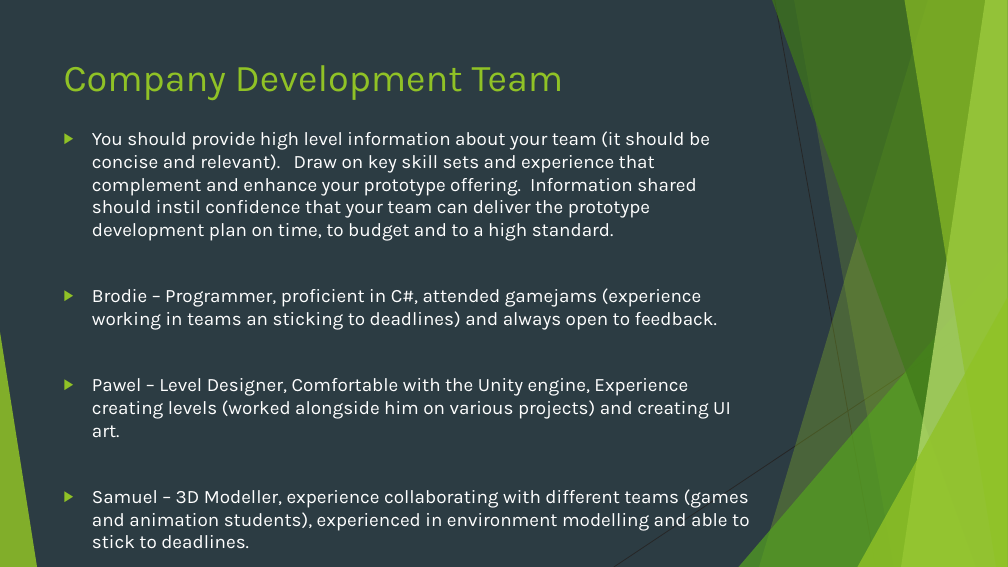
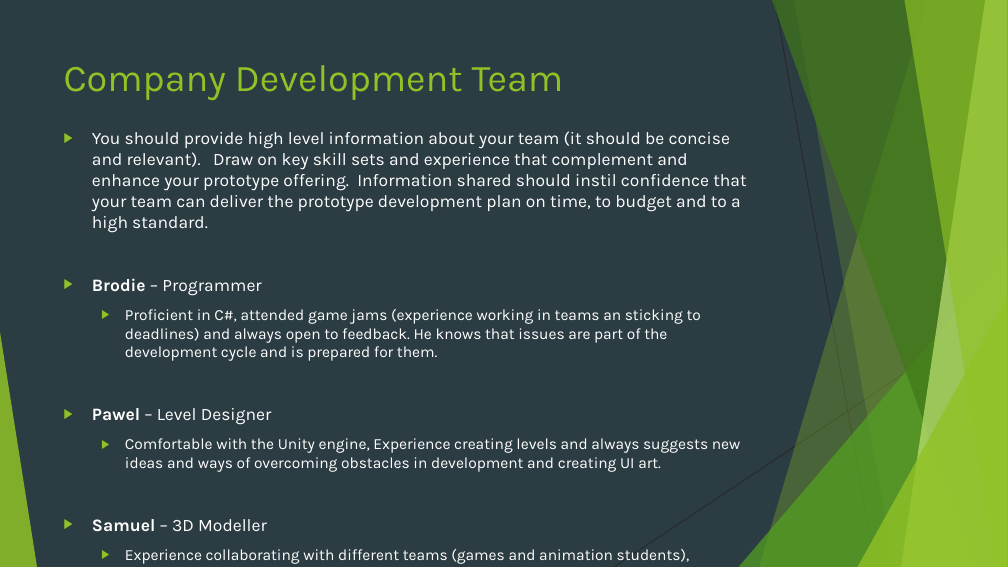
Before and after one commit to Pilokio/Tranzfuser, a slide deck: slide 8 of Virtual Pitch Presentation/Pitch.pptx. Drawn at 1008x567 pixels with LibreOffice and Linux fonts; fonts in the diff are those of the drawing. Boxes give left, top, right and bottom in pixels: in the first picture for what was removed or moved away, otherwise in the second. Text is boxed around its words. In the diff, an @@ line names an element or a change of style, - is before the commit and + after.

```diff
--- a/Virtual Pitch Presentation/Pitch.pptx
+++ b/Virtual Pitch Presentation/Pitch.pptx
@@ text at box(92, 131, 746, 233): size 18 to 16.6 pt in "You should provide high level information about ..." @@
@@ text at box(92, 278, 741, 564): text changed; size 18 to 14.8 pt @@
-▶ Brodie – Programmer, proficient in C#, attended gamejams (experience working in teams an sticking to deadlines) and always open to feedback.
-▶ Pawel – Level Designer, Comfortable with the Unity engine, Experience creating levels (worked alongside him on various projects) and creating UI art.
-▶ Samuel – 3D Modeller, experience collaborating with different teams (games and animation students), experienced in environment modelling and able to stick to deadlines.
+▶ Brodie – Programmer
+  ▶ Proficient in C#, attended game jams (experience working in teams an sticking to deadlines) and always open to feedback. He knows that issues are part of the development cycle and is prepared for them.
+▶ Pawel – Level Designer
+  ▶ Comfortable with the Unity engine, Experience creating levels and always suggests new ideas and ways of overcoming obstacles in development and creating UI art.
+▶ Samuel – 3D Modeller
+  ▶ Experience collaborating with different teams (games and animation students), experienced in environment and character modelling and able to stick to deadlines.
```
Also in this commit, not shown: 1 other slide changed.
